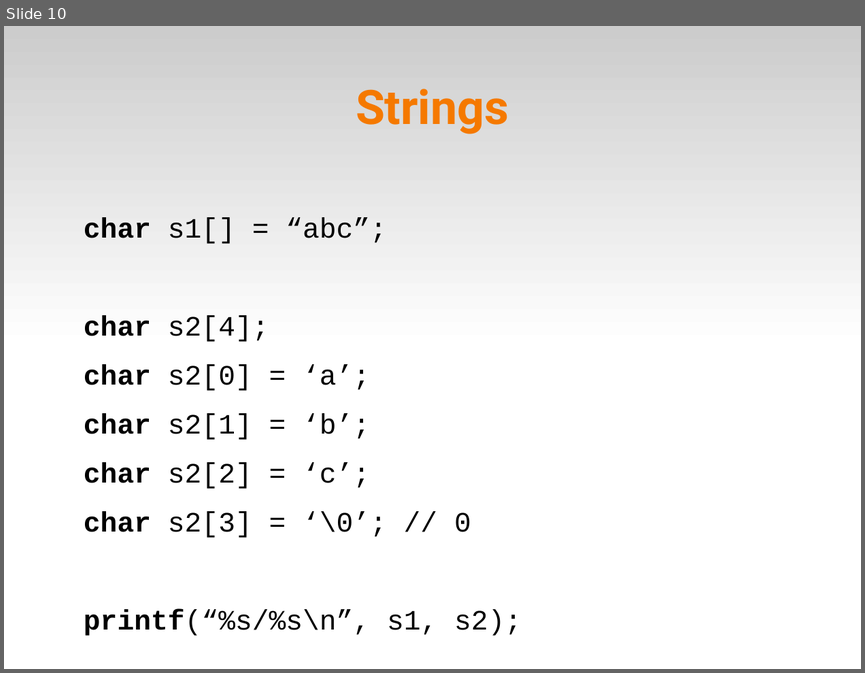
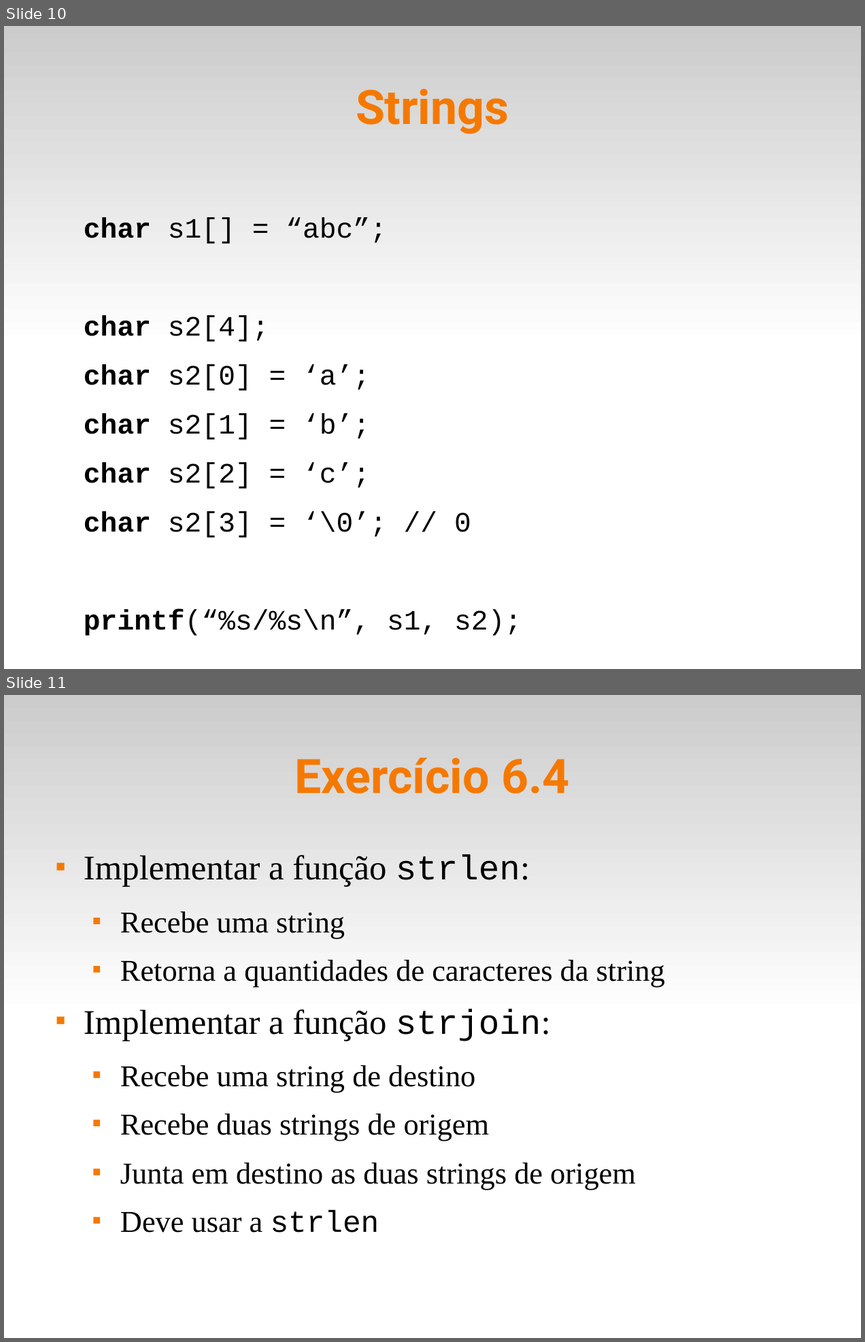
Before and after one commit to fsantanna-uerj/LP1, a slide deck: Slides/lp1-06-vetores.odp. Shown one above the other, each under a label of ours: slide 10 before the commit, slides 10 and 11 after it. The pictures are 865x673 and 865x1342 pixels, drawn with LibreOffice and Linux fonts; fonts in the diff are those of the drawing. Boxes give left, top, right and bottom in pixels: in the first picture for what was removed or moved away, otherwise in the second. Text is boxed around its words. In the diff, an @@ line names an element or a change of style, - is before the commit and + after.

```diff
--- a/Slides/lp1-06-vetores.odp
+++ b/Slides/lp1-06-vetores.odp
@@ slide 11 added at <box>4,695,861,1338</box>, background #FFFFFF; not listed: 1 template element that a slide beside it also shows @@
@@ title added at <box>294,758,569,794</box>, 44 pt, text #F57900, bold @@
+Exercício 6.4
@@ text added at <box>84,855,665,1232</box>, 28 pt, text #000000 @@
+■ Implementar a função strlen:
+  ■ Recebe uma string
+  ■ Retorna a quantidades de caracteres da string
+■ Implementar a função strjoin:
+  ■ Recebe uma string de destino
+  ■ Recebe duas strings de origem
+  ■ Junta em destino as duas strings de origem
+  ■ Deve usar a strlen
```
Also in this commit, not shown: 3 slides changed, 1 slide removed, 2 other files.
